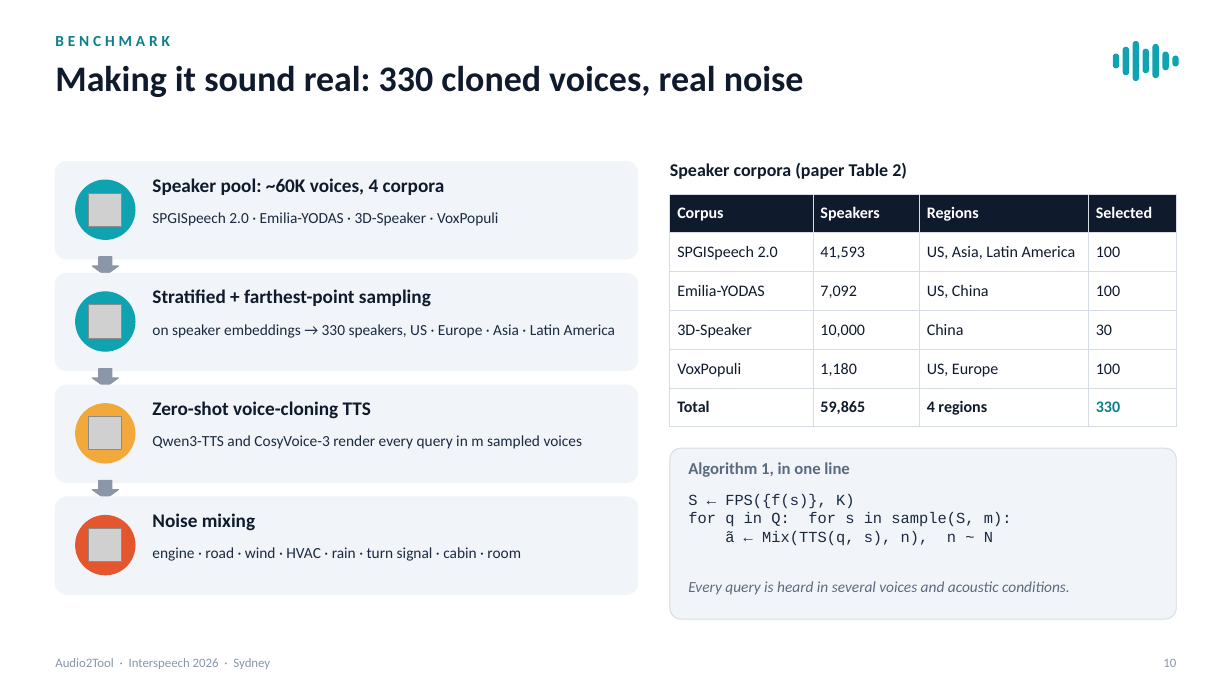
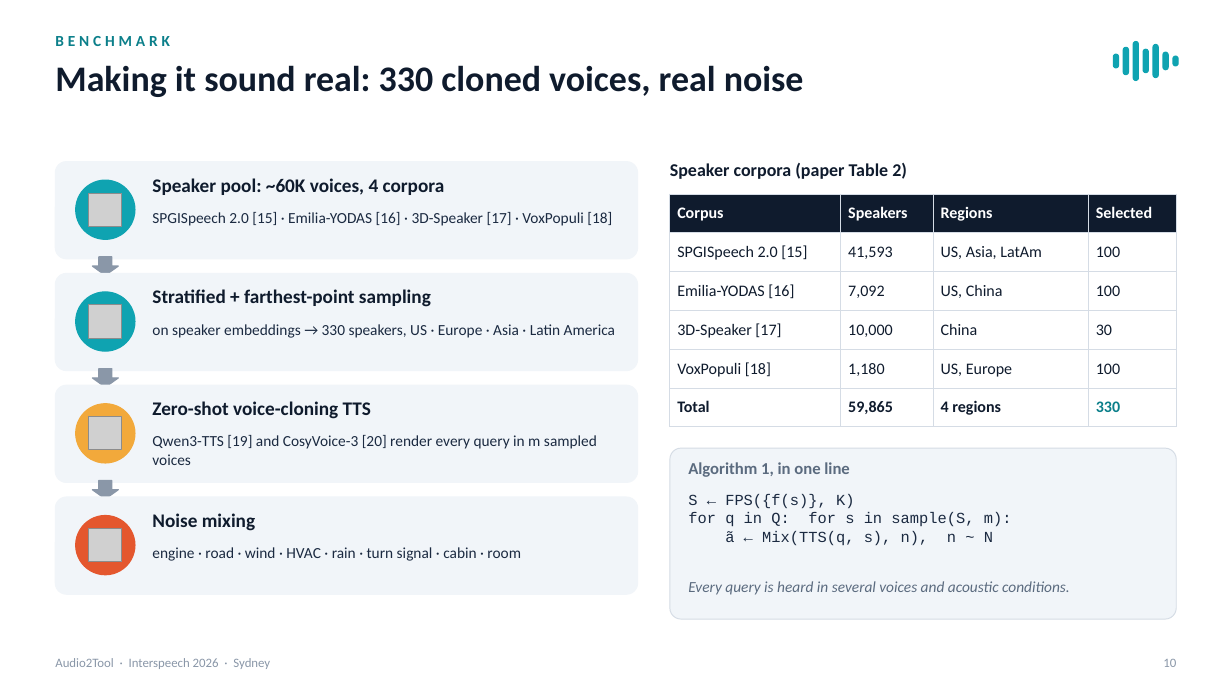
Before and after one commit to RamitPahwa/Audio2Tool, a slide deck: slide 10 of presentation/Audio2Tool_Interspeech2026_Oral.pptx. Drawn at 1232x693 pixels with LibreOffice and Linux fonts; fonts in the diff are those of the drawing; grey boxes stand for pictures. Boxes give left, top, right and bottom in pixels: in the first picture for what was removed or moved away, otherwise in the second. Text is boxed around its words. In the diff, an @@ line names an element or a change of style, - is before the commit and + after.

```diff
--- a/presentation/Audio2Tool_Interspeech2026_Oral.pptx
+++ b/presentation/Audio2Tool_Interspeech2026_Oral.pptx
@@ table at bbox=[670, 194, 1177, 419] @@
-row 2, column 1: SPGISpeech 2.0
+row 2, column 1: SPGISpeech 2.0 [15]
-row 2, column 3: US, Asia, Latin America
+row 2, column 3: US, Asia, LatAm
-row 3, column 1: Emilia-YODAS
+row 3, column 1: Emilia-YODAS [16]
-row 4, column 1: 3D-Speaker
+row 4, column 1: 3D-Speaker [17]
-row 5, column 1: VoxPopuli
+row 5, column 1: VoxPopuli [18]
@@ text at bbox=[152, 212, 612, 226]: text changed @@
-SPGISpeech 2.0 · Emilia-YODAS · 3D-Speaker · VoxPopuli
+SPGISpeech 2.0 [15] · Emilia-YODAS [16] · 3D-Speaker [17] · VoxPopuli [18]
@@ text at bbox=[152, 435, 597, 465]: text changed @@
-Qwen3-TTS and CosyVoice-3 render every query in m sampled voices
+Qwen3-TTS [19] and CosyVoice-3 [20] render every query in m sampled voices
```
Also in this commit, not shown: 6 other slides changed, 3 other files.
